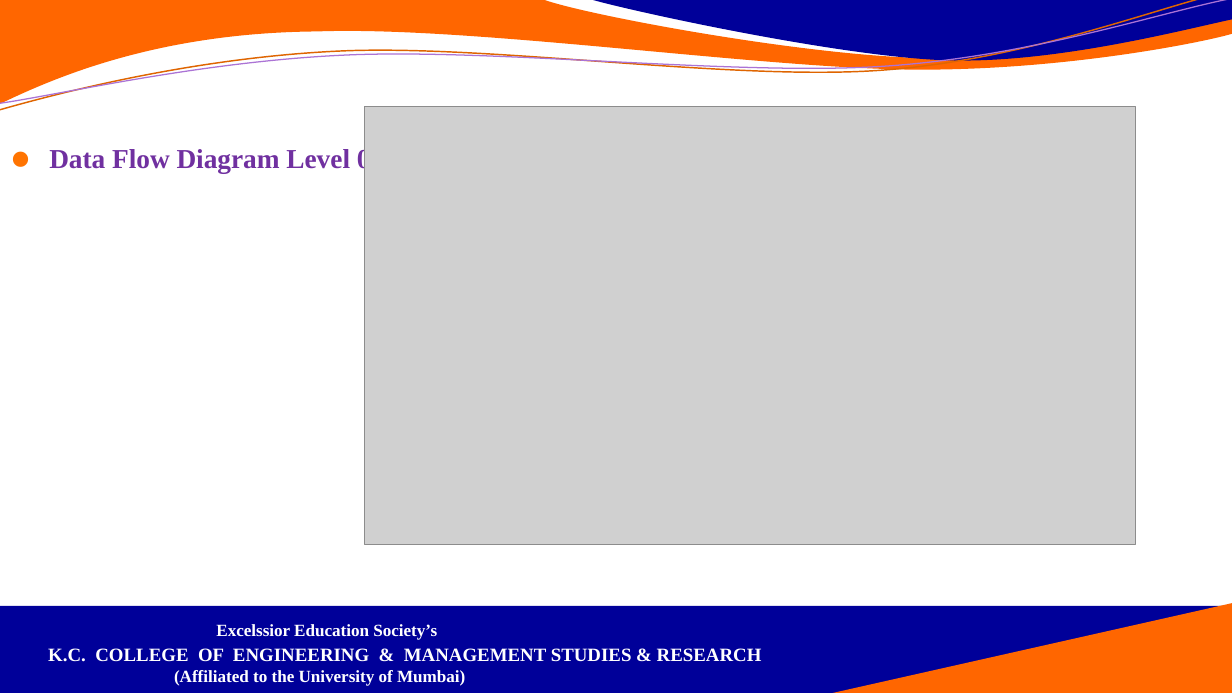
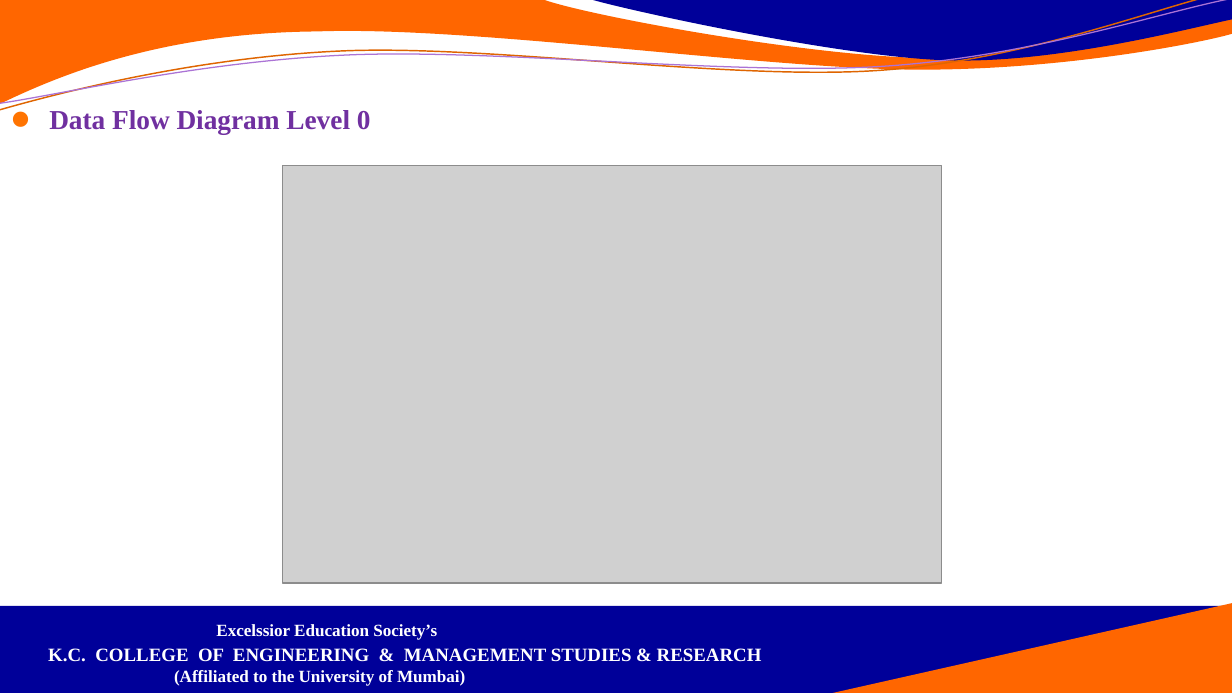
Before and after one commit to Armaan4477/Hangman, a slide deck: slide 13 of Documentation and ppt/PPT/Hangman_ppt.pptx. Drawn at 1232x693 pixels with LibreOffice and Linux fonts; fonts in the diff are those of the drawing; grey boxes stand for pictures; background and template pictures are left out. Boxes give left, top, right and bottom in pixels: in the first picture for what was removed or moved away, otherwise in the second. Text is boxed around its words. In the diff, an @@ line names an element or a change of style, - is before the commit and + after.

```diff
--- a/Documentation and ppt/PPT/Hangman_ppt.pptx
+++ b/Documentation and ppt/PPT/Hangman_ppt.pptx
@@ text "Data Flow Diagram Level 0" moved from (x1=49, y1=147, x2=371, y2=173) to (x1=49, y1=110, x2=371, y2=134) @@
@@ picture resized from (x1=365, y1=107, x2=1136, y2=545) to (x1=282, y1=165, x2=941, y2=583) @@
```
Also in this commit, not shown: 5 other slides changed.
